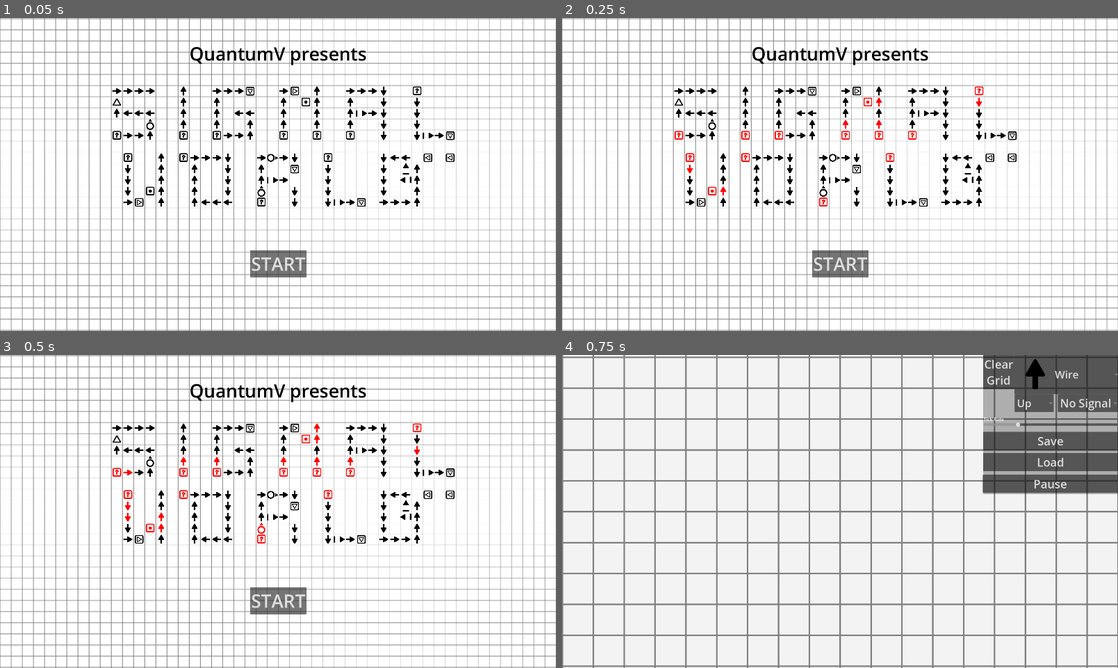
Above: before the commit, frames 1-4 (two rows, left to right).
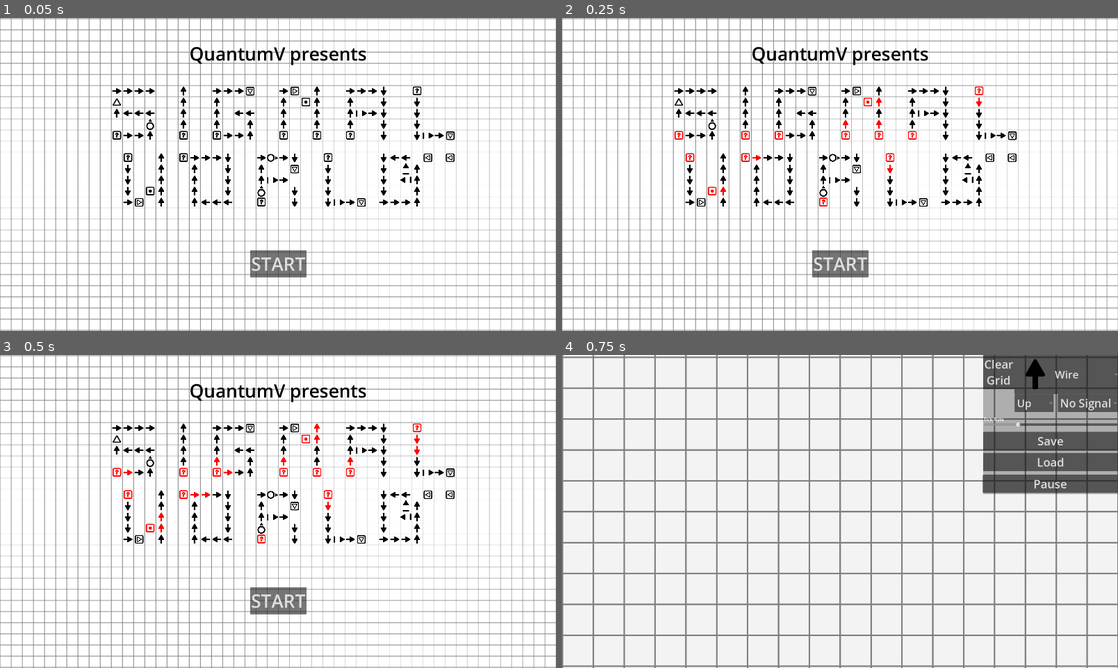
Above: after the commit, the same moments.

Repository: QuantumV2/SignalWorld
Game: Godot game, scene res://Scenes/TitleScreen.tscn
Same seed, same stepped clock (60 frames per second), same inputs: the game is played once before the commit and once after it.
Inputs:
- Up to frame 1 (0.05 s): no input
- Up to frame 2 (0.25 s): no input
- Up to frame 3 (0.5 s): no input
- Up to frame 4 (0.75 s): click "START" at 0.5 s

Frame 1 is identical in both runs. In frame 2, less than 0.1% of the frame differs, in the area x 22-60%, y 43-50%; in frame 3, 0.2%, in the area x 22-76%, y 25-58%; in frame 4, nothing differs.

Commit message:
Revert "fix some stuff and more readability"
This reverts commit 7af7933277e78bf1ef46ab467c6c51eeeff9d917.

Diff:
--- a/Scripts/GameHandler.gd
+++ b/Scripts/GameHandler.gd
@@ -271,35 +271,41 @@
 	var width = arr.size()
 	var height = arr[0].size()
 
-	for y in range(height):
-		for x in range(width):
-			if arr[x][y]['type'] != -1:
-				process_cell(tilemap, colormap, arr, x, y)
-
-	for x in range(width):
-		for y in range(height):
-			if arr[x][y]['type'] != -1:
-				process_cell(tilemap, colormap, arr, x, y)
+	for i in range((width + 1) / 2):
+		for x in [i, width - 1 - i]:
+			if x < width:
+				for y in range(height):
+					if curr_grid[x][y]['type'] != -1:
+						process_cell(tilemap, colormap, arr, x, y)
+
+	for i in range((height + 1) / 2):
+		for y in [i, height - 1 - i]:
+			if y < height:
+				for x in range(width):
+					if curr_grid[x][y]['type'] != -1:
+						process_cell(tilemap, colormap, arr, x, y)
 
 func update_gamestate():
 	if paused or curr_grid.size() < 1:
 		return
-
 	curr_grid = next_grid.duplicate(true)
 	update_tiles(%CellMap, %ColorMap, curr_grid)
-
 	var width = curr_grid.size()
 	var height = curr_grid[0].size()
 
-	for y in range(height):
-		for x in range(width):
-			if curr_grid[x][y]['type'] != -1:
-				process_game_cell(x, y)
-
-	for x in range(width):
-		for y in range(height):
-			if curr_grid[x][y]['type'] != -1:
-				process_game_cell(x, y)
+	for i in range((width + 1) / 2):
+		for x in [i, width - 1 - i]:
+			if x < width:
+				for y in range(height):
+					if curr_grid[x][y]['type'] != -1:
+						process_game_cell(x, y)
+
+	for i in range((height + 1) / 2):
+		for y in [i, height - 1 - i]:
+			if y < height:
+				for x in range(width):
+					if curr_grid[x][y]['type'] != -1:
+						process_game_cell(x, y)
 
 func turn_off_if_invalid(x,y):
 	if !is_valid_cell(x,y,next_grid) or !is_valid_cell(x,y,curr_grid):
